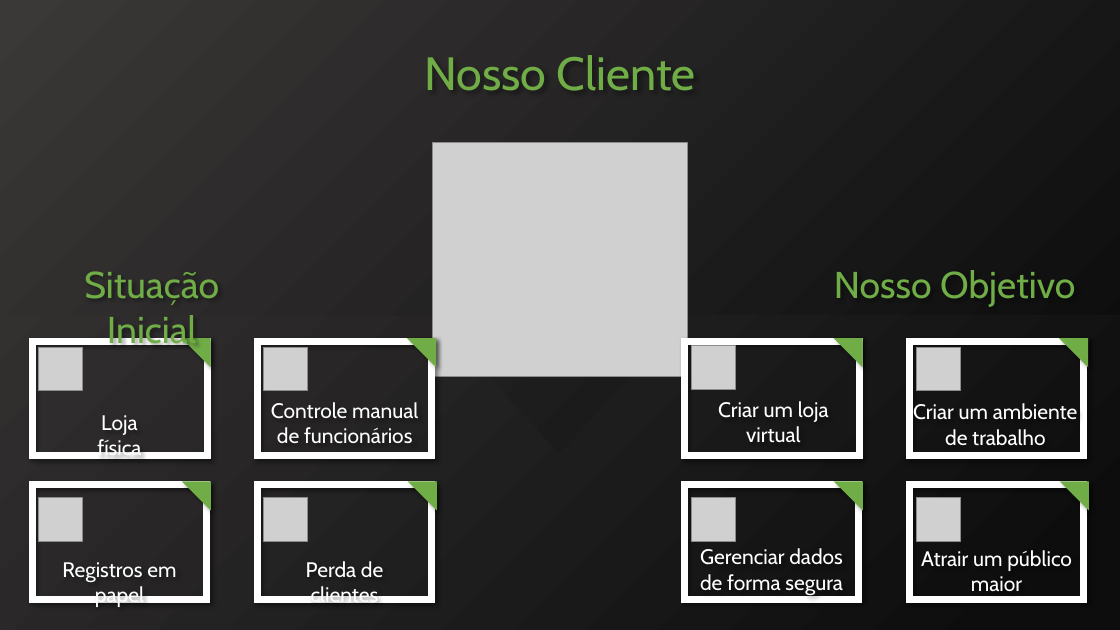
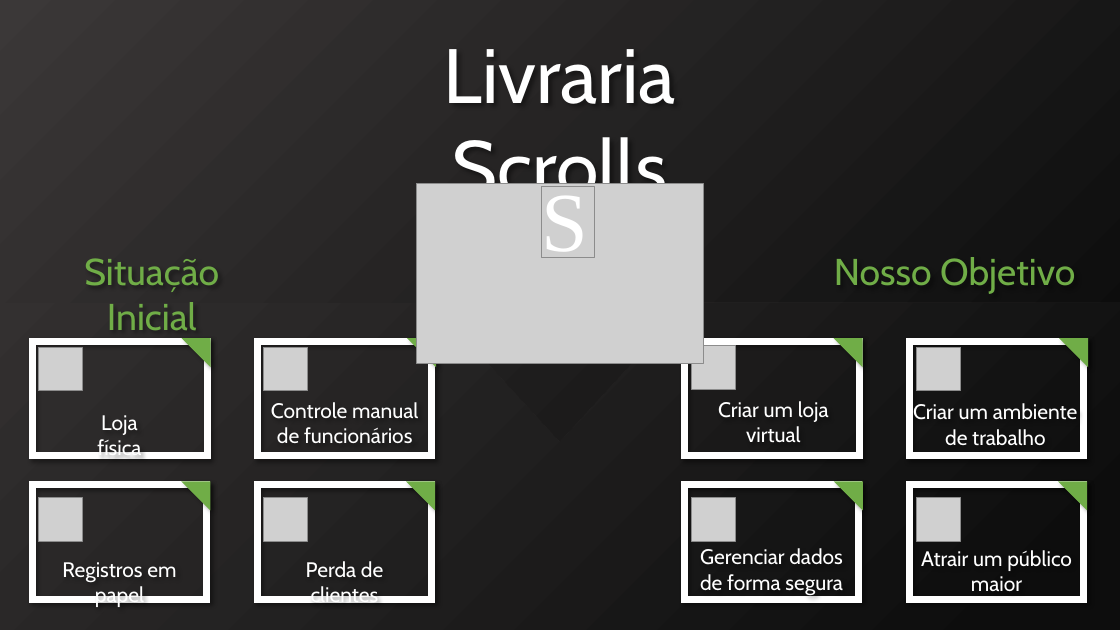
Before and after one commit to SamuelHiroyuki/Scrolls, a slide deck: slide 7 of Documentação/pptx/Apresentação.pptx. Drawn at 1120x630 pixels with LibreOffice and Linux fonts; fonts in the diff are those of the drawing; grey boxes stand for pictures. Boxes give left, top, right and bottom in pixels: in the first picture for what was removed or moved away, otherwise in the second. Text is boxed around its words. In the diff, an @@ line names an element or a change of style, - is before the commit and + after.

```diff
--- a/Documentação/pptx/Apresentação.pptx
+++ b/Documentação/pptx/Apresentação.pptx
@@ freeform shape: place and size @@
-freeform shape at (0,0,1120,455)
+freeform shape at (0,0,1120,442)
@@ text removed at (424,55,696,91) @@
-Nosso Cliente
@@ text added at (444,49,676,213), 66 pt, text #FFFFFF @@
+Livraria Scrolls
@@ picture: place and size @@
-picture at (433,143,688,376)
+picture at (417,183,703,363)
@@ picture added at (542,187,596,258) @@
@@ text added at (542,186,589,258), 72 pt, text #FFFFFF @@
+S
@@ text "Situação Inicial": place and size @@
-text "Situação Inicial" at (84,271,219,351)
+text "Situação Inicial" at (84,258,219,339)
@@ text "Nosso Objetivo": place and size @@
-text "Nosso Objetivo" at (834,270,1075,307)
+text "Nosso Objetivo" at (834,257,1075,294)
```
Also in this commit, not shown: 3 other slides changed, 2 other files.
